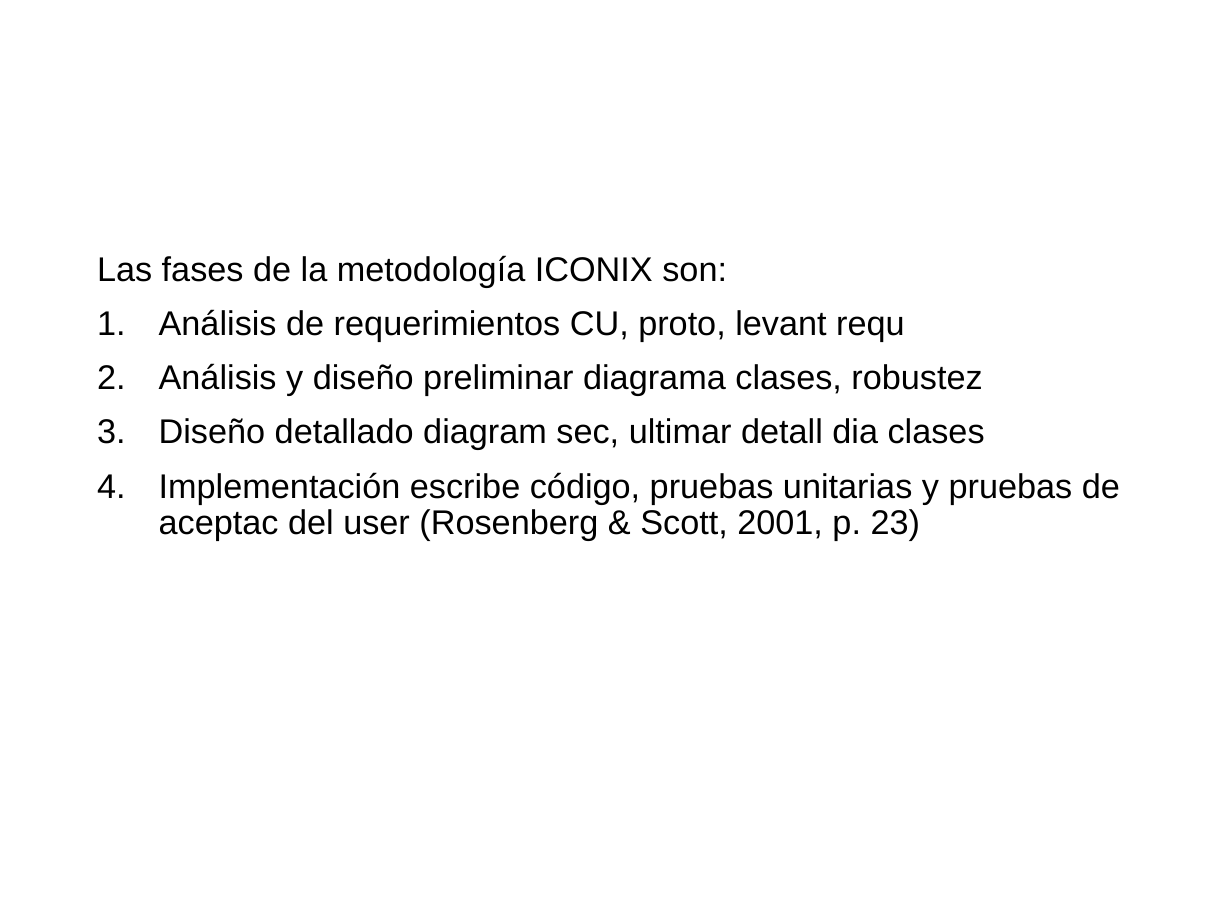
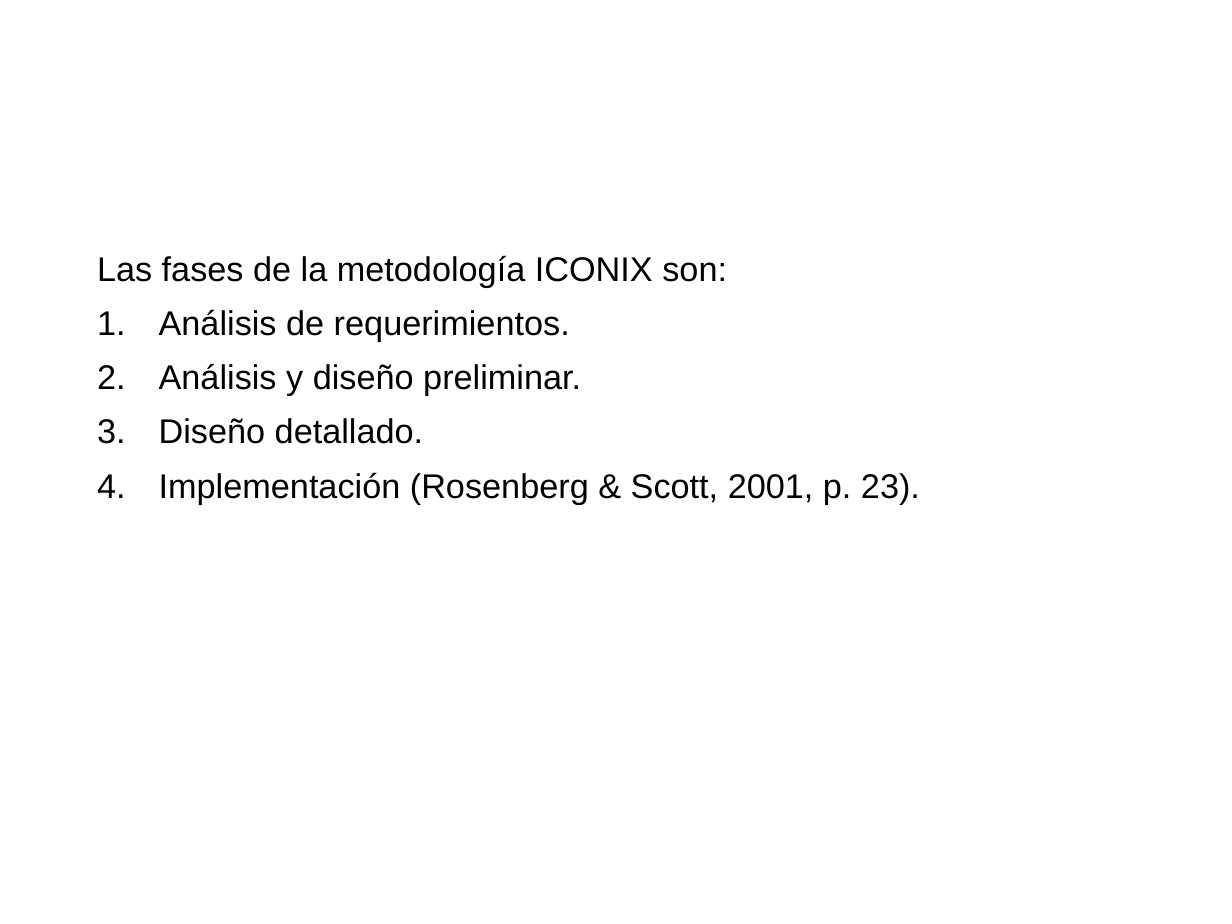
Before and after one commit to cristianpazu/Proyecto-Sanambiente, a slide deck: slide 16 of Documento(s) de proyecto de grado/Presentación del proyecto de grado.pptx. Drawn at 1232x924 pixels with LibreOffice and Linux fonts; fonts in the diff are those of the drawing; background and template pictures are left out. Boxes give left, top, right and bottom in pixels: in the first picture for what was removed or moved away, otherwise in the second. Text is boxed around its words. In the diff, an @@ line names an element or a change of style, - is before the commit and + after.

```diff
--- a/Documento(s) de proyecto de grado/Presentación del proyecto de grado.pptx
+++ b/Documento(s) de proyecto de grado/Presentación del proyecto de grado.pptx
@@ text at [159, 309, 920, 504]: text changed @@
-1. Análisis de requerimientos CU, proto, levant requ
-2. Análisis y diseño preliminar diagrama clases, robustez
-3. Diseño detallado diagram sec, ultimar detall dia clases
-4. Implementación escribe código, pruebas unitarias y pruebas de aceptac del user (Rosenberg & Scott, 2001, p. 23)
+1. Análisis de requerimientos.
+2. Análisis y diseño preliminar.
+3. Diseño detallado.
+4. Implementación (Rosenberg & Scott, 2001, p. 23).
```
Also in this commit, not shown: 3 other slides changed, 1 other file.
